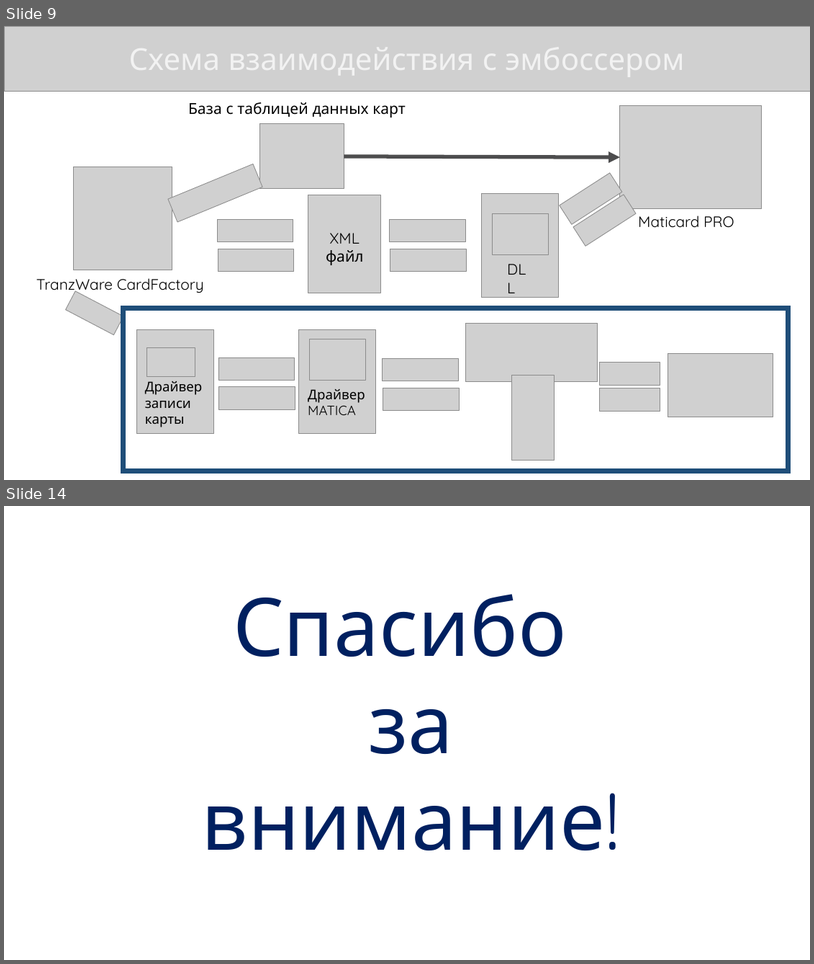
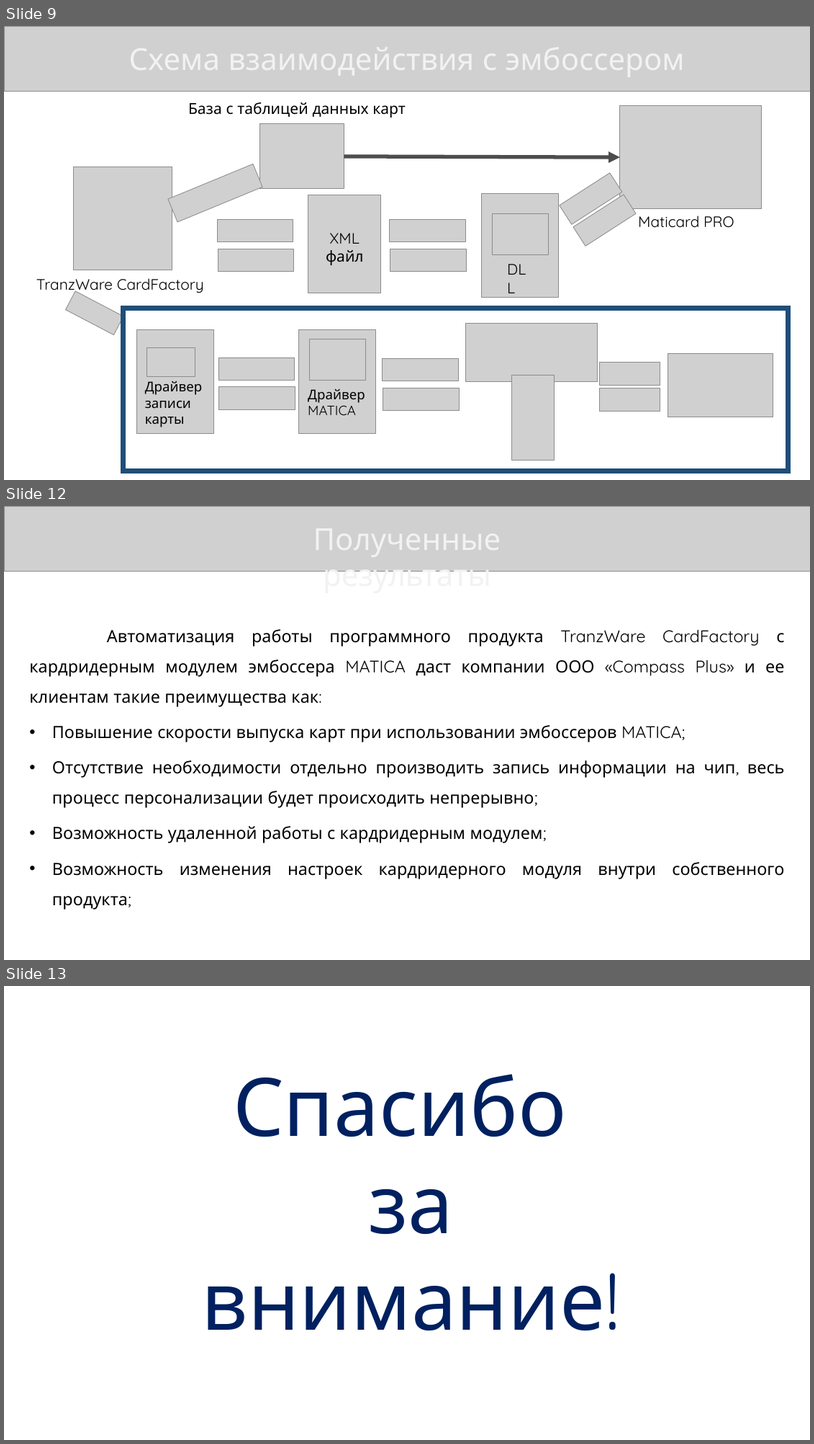
Before and after one commit to KonstantinShemyakin/Diplom, a slide deck: Presentation/NMSTU_Presentation.pptx. Shown one above the other, each under a label of ours: slides 9 and 14 before the commit, slides 9, 12 and 13 after it; the slides between them are not shown. The pictures are 814x964 and 814x1444 pixels, drawn with LibreOffice and Linux fonts; fonts in the diff are those of the drawing; grey boxes stand for pictures. Boxes give left, top, right and bottom in pixels: in the first picture for what was removed or moved away, otherwise in the second. Text is boxed around its words. In the diff, an @@ line names an element or a change of style, - is before the commit and + after.

```diff
--- a/Presentation/NMSTU_Presentation.pptx
+++ b/Presentation/NMSTU_Presentation.pptx
@@ slide 12 added at (4, 506, 810, 960), background #FFFFFF @@
@@ picture added at (4, 506, 810, 571) @@
@@ text added at (323, 571, 491, 572), 36 pt, text #F2F2F2 @@
+Полученные результаты
@@ text added at (29, 629, 785, 909), 20 pt, text #000000 @@
+Автоматизация работы программного продукта TranzWare CardFactory с кардридерным модулем эмбоссера MATICA даст компании ООО «Compass Plus» и ее клиентам такие преимущества как:
+• Повышение скорости выпуска карт при использовании эмбоссеров MATICA;
+• Отсутствие необходимости отдельно производить запись информации на чип, весь процесс персонализации будет происходить непрерывно;
+• Возможность удаленной работы с кардридерным модулем;
+• Возможность изменения настроек кардридерного модуля внутри собственного продукта;
@@ what was slide 14 is now slide 13 @@
```
Also in this commit, not shown: 2 slides changed, 2 slides removed.
